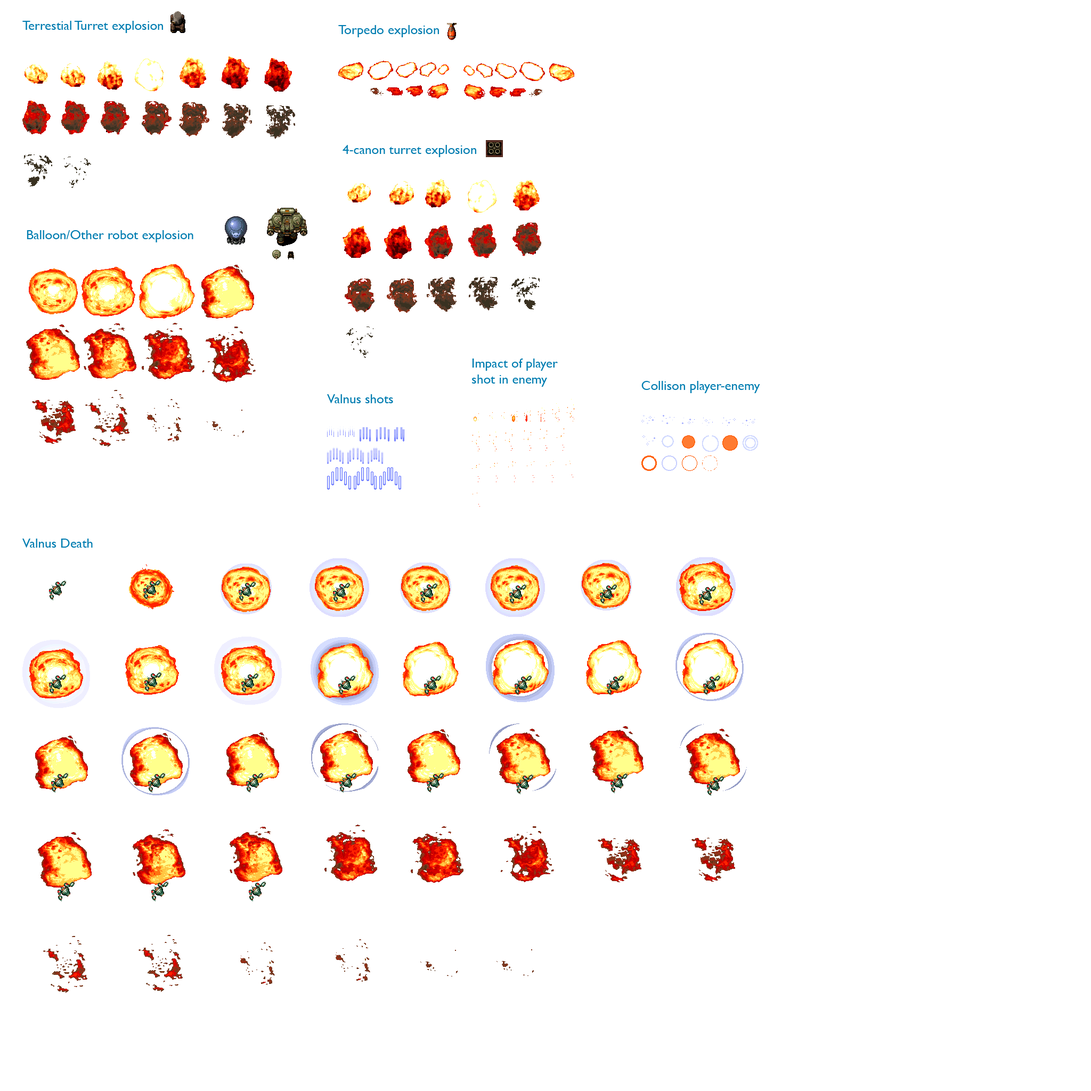
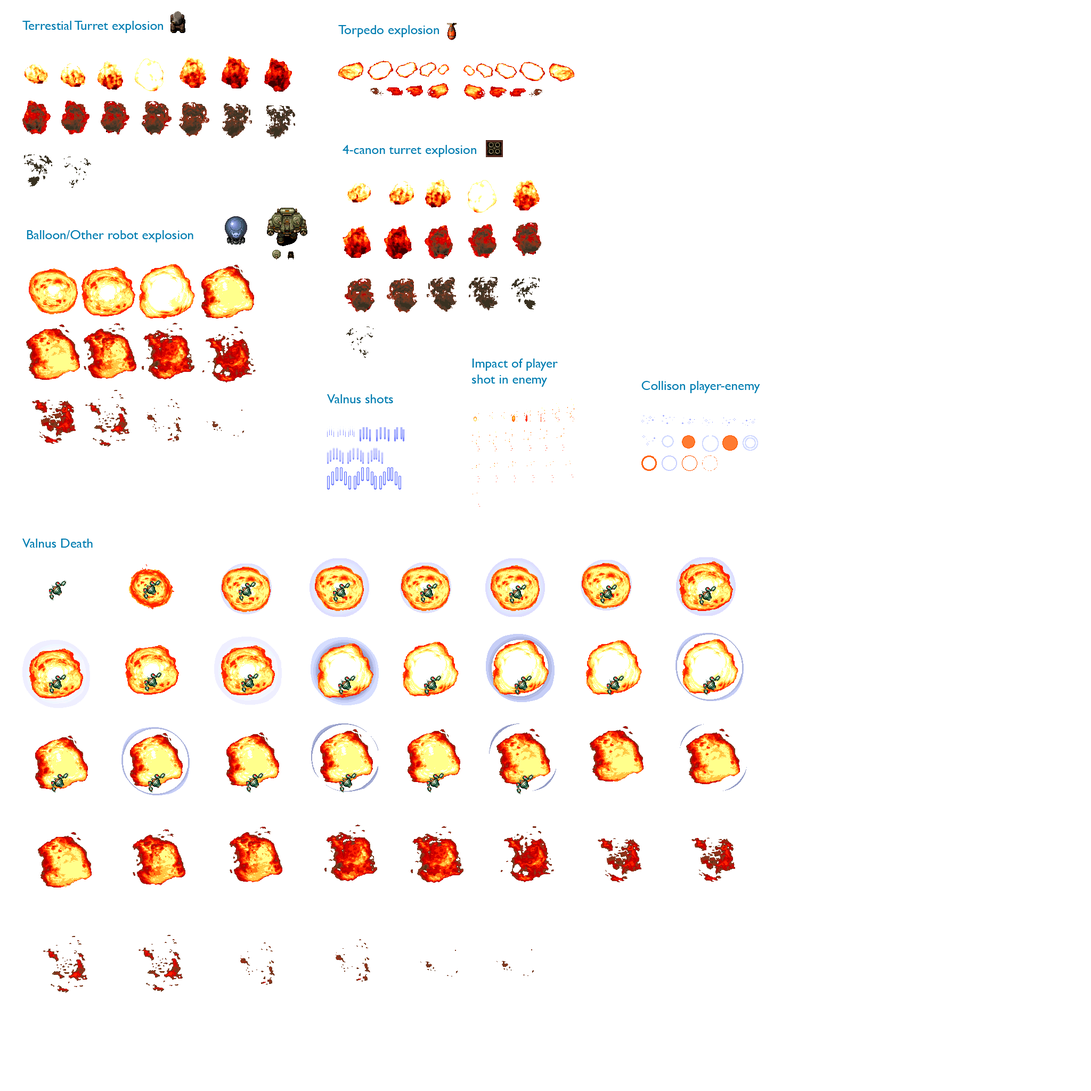
Layers edited between the first and the second 1091 x 1091 image:
painted on "Capa 2" over [57, 772, 725, 902]
